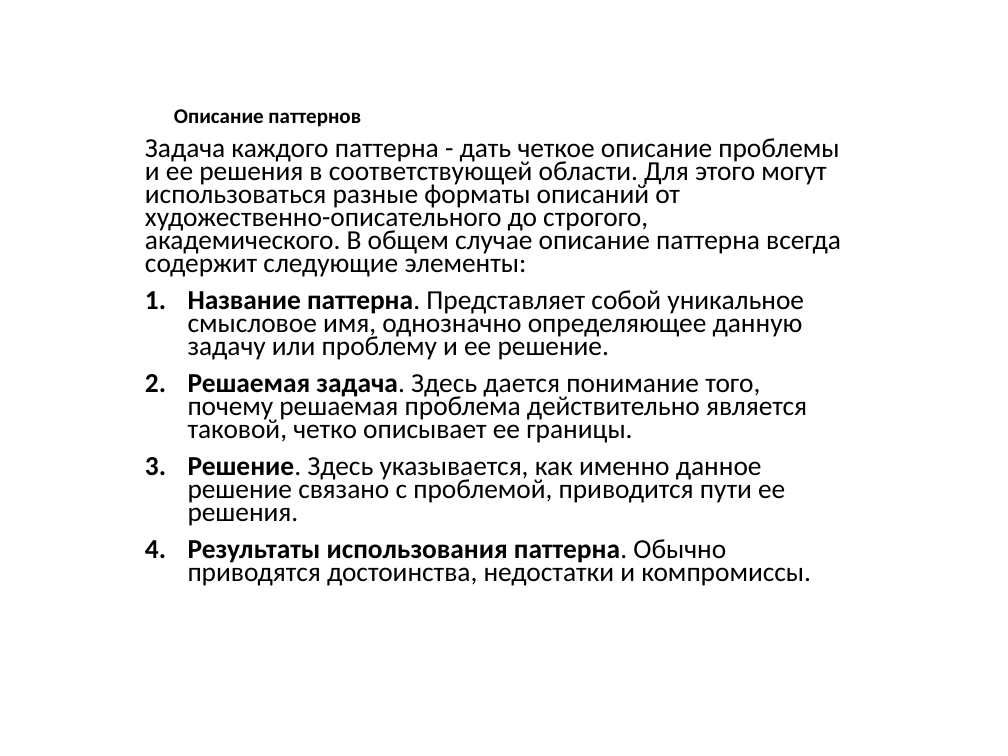
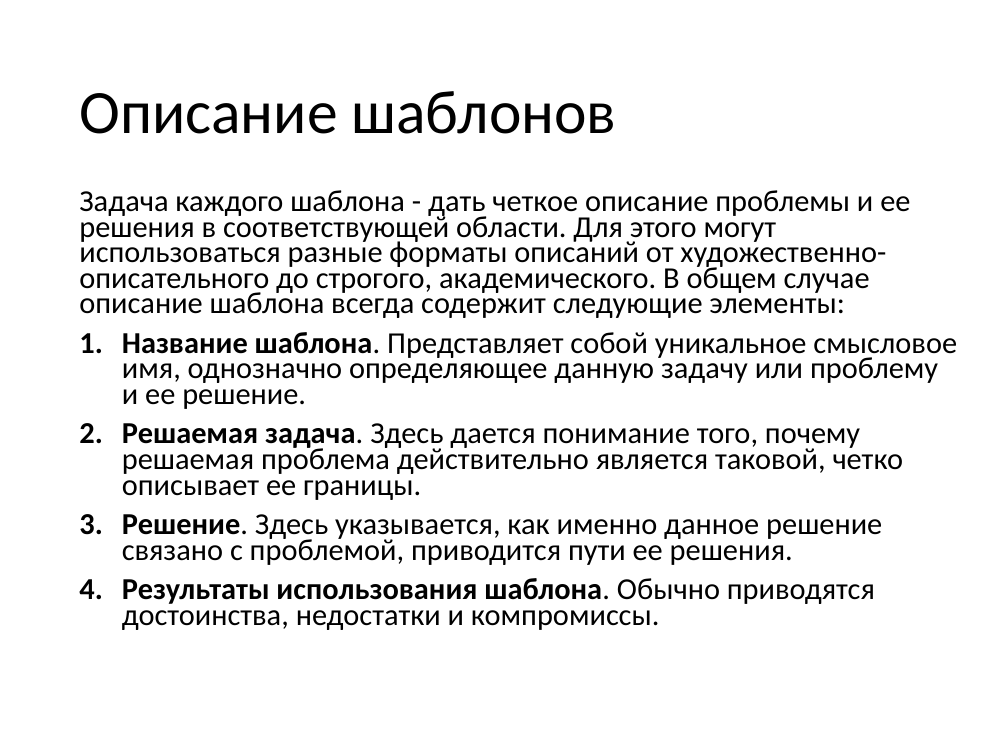
Before and after one commit to pelipas/OOP_2017, a slide deck: slide 9 of 2 семестр/03 Шаблоны. Порождающие шаблоны.pptx (slide 10 before the commit). Drawn at 1008x756 pixels with LibreOffice and Linux fonts; fonts in the diff are those of the drawing. Boxes give left, top, right and bottom in pixels: in the first picture for what was removed or moved away, otherwise in the second. Text is boxed around its words. In the diff, an @@ line names an element or a change of style, - is before the commit and + after.

```diff
--- a/2 семестр/03 Шаблоны. Порождающие шаблоны.pptx
+++ b/2 семестр/03 Шаблоны. Порождающие шаблоны.pptx
@@ title at bbox=[79, 91, 617, 134]: text changed; size 15 to 44 pt; bold off @@
-Описание паттернов
+Описание шаблонов
@@ text "Задача каждого шаблона - дать ...": place and size @@
-text "Задача каждого шаблона - дать ..." at bbox=[145, 138, 841, 586]
+text "Задача каждого шаблона - дать ..." at bbox=[79, 190, 957, 630]
@@ text at bbox=[79, 190, 957, 409]: text changed; size 19.6 to 21.7 pt @@
-Задача каждого паттерна - дать четкое описание проблемы и ее решения в соответствующей области. Для этого могут использоваться разные форматы описаний от художественно-описательного до строгого, академического. В общем случае описание паттерна всегда содержит следующие элементы:
-1. Название паттерна. Представляет собой уникальное смысловое имя, однозначно определяющее данную задачу или проблему и ее решение.
+Задача каждого шаблона - дать четкое описание проблемы и ее решения в соответствующей области. Для этого могут использоваться разные форматы описаний от художественно-описательного до строгого, академического. В общем случае описание шаблона всегда содержит следующие элементы:
+1. Название шаблона. Представляет собой уникальное смысловое имя, однозначно определяющее данную задачу или проблему и ее решение.
@@ text at bbox=[122, 423, 904, 565]: size 19.6 to 21.7 pt in "Решаемая задача. Здесь дается понимание того, почему ...", "Решение. Здесь указывается, как именно данное решение ..." @@
@@ text at bbox=[122, 578, 875, 630]: text changed; size 19.6 to 21.7 pt @@
-4. Результаты использования паттерна. Обычно приводятся достоинства, недостатки и компромиссы.
+4. Результаты использования шаблона. Обычно приводятся достоинства, недостатки и компромиссы.
```
Also in this commit, not shown: 16 other slides changed, 21 slides added, 17 slides removed, 8 other files.
